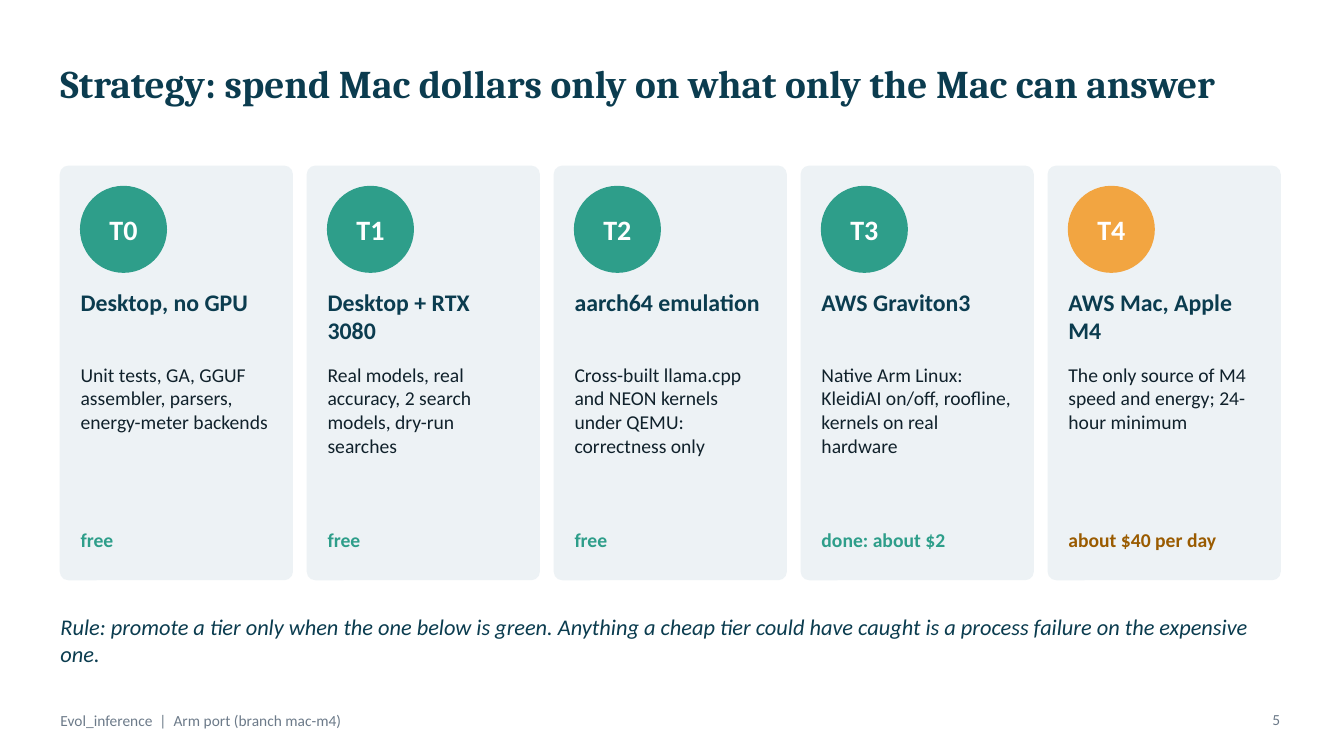
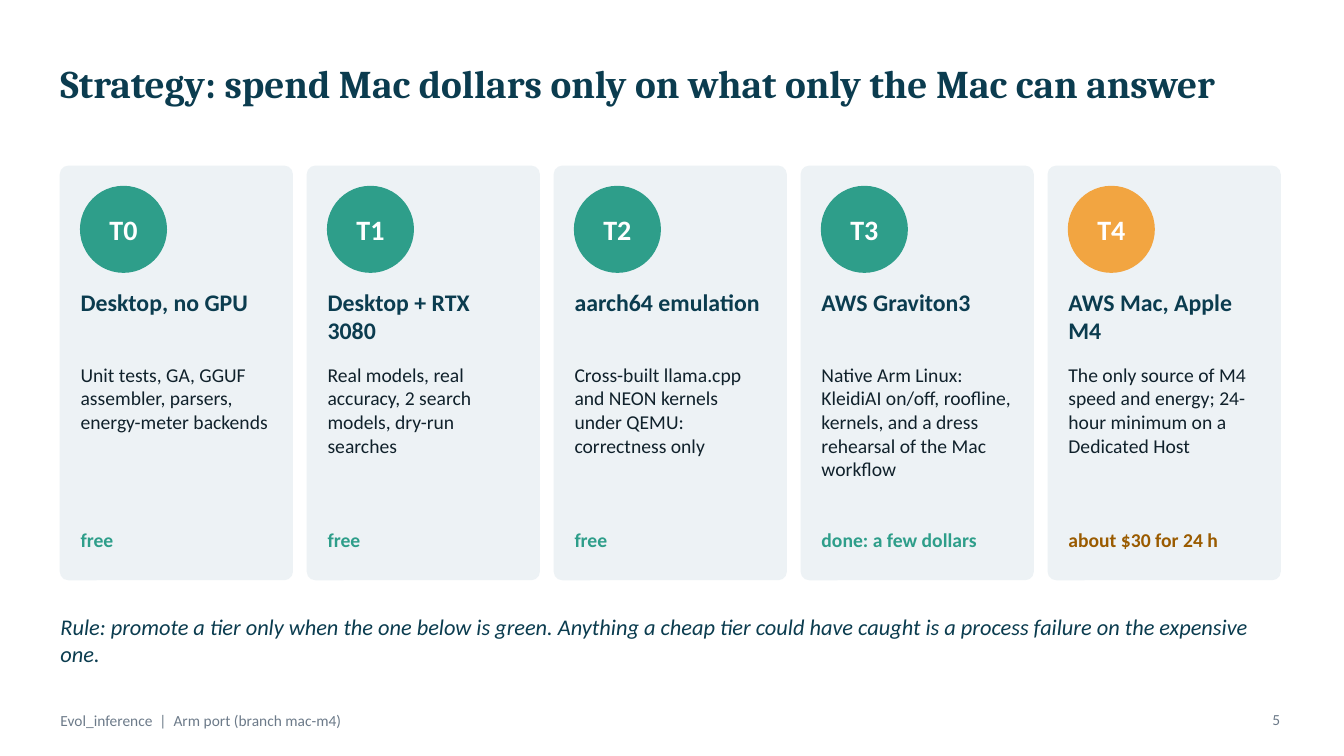
Before and after one commit to npwa/Evol_inference, a slide deck: slide 5 of presentation/Evol_inference_mac-m4.pptx. Drawn at 1344x756 pixels with LibreOffice and Linux fonts; fonts in the diff are those of the drawing. Boxes give left, top, right and bottom in pixels: in the first picture for what was removed or moved away, otherwise in the second. Text is boxed around its words. In the diff, an @@ line names an element or a change of style, - is before the commit and + after.

Commit message:
Update the deck with the Graviton rehearsal findings
- add slides: measured cost per evaluation and 24 h projection, rehearsal problems and the reduced Mac design
- refresh strategy, calibrated-model, lessons and next-steps slides (Mac cost about 30 USD)

```diff
--- a/presentation/Evol_inference_mac-m4.pptx
+++ b/presentation/Evol_inference_mac-m4.pptx
@@ text at (821, 368, 1011, 476): text changed @@
-Native Arm Linux: KleidiAI on/off, roofline, kernels on real hardware
+Native Arm Linux: KleidiAI on/off, roofline, kernels, and a dress rehearsal of the Mac workflow
@@ text at (1068, 368, 1246, 453): text changed @@
-The only source of M4 speed and energy; 24-hour minimum
+The only source of M4 speed and energy; 24-hour minimum on a Dedicated Host
@@ text at (821, 533, 977, 547): text changed @@
-done: about $2
+done: a few dollars
@@ text at (1068, 533, 1218, 549): text changed @@
-about $40 per day
+about $30 for 24 h
```
Also in this commit, not shown: 3 other slides changed, 2 slides added, 1 other file.
